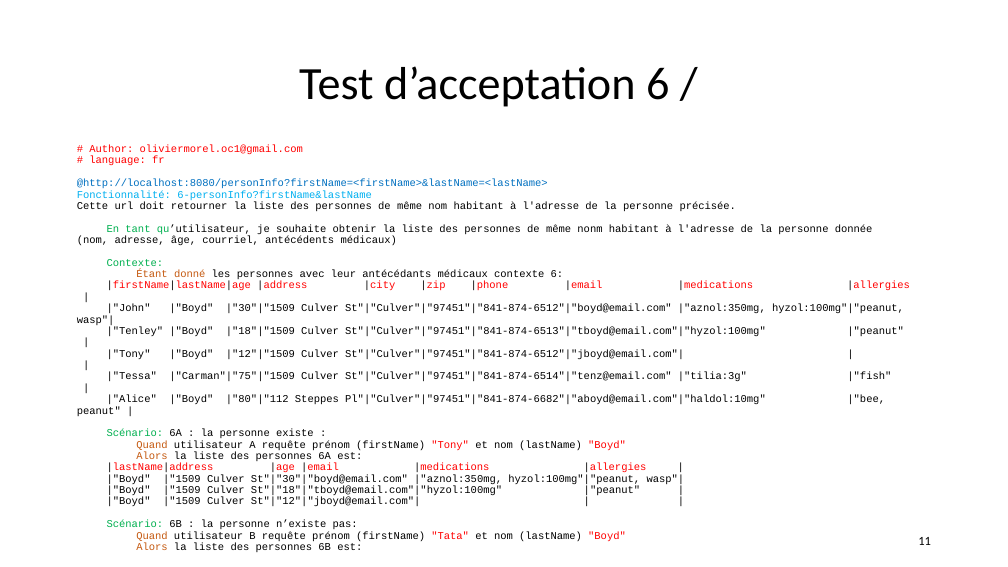
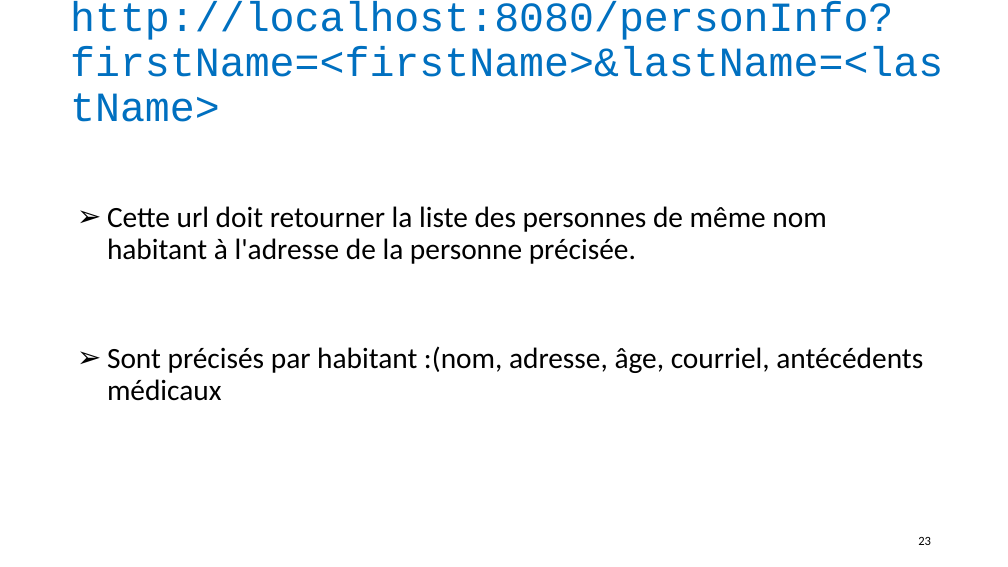
Before and after one commit to andrechico999/https-github.com-emmo78-com.safetynet.alerts, a slide deck: slide 23 of A_Livrables/MOREL_Olivier_4_slides_062022.pptx (slide 11 before the commit). Drawn at 1008x567 pixels with LibreOffice and Linux fonts; fonts in the diff are those of the drawing. Boxes give left, top, right and bottom in pixels: in the first picture for what was removed or moved away, otherwise in the second. Text is boxed around its words. In the diff, an @@ line names an element or a change of style, - is before the commit and + after.

```diff
--- a/A_Livrables/MOREL_Olivier_4_slides_062022.pptx
+++ b/A_Livrables/MOREL_Olivier_4_slides_062022.pptx
@@ title added at (70, 1, 943, 77), 39.6 pt, text #0070C0 @@
+http://localhost:8080/personInfo?firstName=<firstName>&lastName=<lastName>
@@ title removed at (299, 66, 669, 107) @@
-Test d’acceptation 6 /
@@ text at (77, 145, 548, 200): paragraphs removed @@
-# Author: oliviermorel.oc1@gmail.com
-# language: fr
-@http://localhost:8080/personInfo?firstName=<firstName>&lastName=<lastName>
-Fonctionnalité: 6-personInfo?firstName&lastName
@@ text at (107, 206, 826, 264): size 10 to 28 pt, font Courier New to Calibri in "Cette url doit retourner la liste des ..."; bullet none to ➢; more space between paragraphs @@
@@ text at (107, 346, 923, 401): text changed; size 10 to 28 pt; font Courier New to Calibri @@
-En tant qu’utilisateur, je souhaite obtenir la liste des personnes de même nonm habitant à l'adresse de la personne donnée
-(nom, adresse, âge, courriel, antécédents médicaux)
-Contexte:
-Étant donné les personnes avec leur antécédants médicaux contexte 6:
-|firstName|lastName|age |address |city |zip |phone |email |medications |allergies |
-|"John" |"Boyd" |"30"|"1509 Culver St"|"Culver"|"97451"|"841-874-6512"|"boyd@email.com" |"aznol:350mg, hyzol:100mg"|"peanut, wasp"|
-|"Tenley" |"Boyd" |"18"|"1509 Culver St"|"Culver"|"97451"|"841-874-6513"|"tboyd@email.com"|"hyzol:100mg" |"peanut" |
-|"Tony" |"Boyd" |"12"|"1509 Culver St"|"Culver"|"97451"|"841-874-6512"|"jboyd@email.com"| | |
-|"Tessa" |"Carman"|"75"|"1509 Culver St"|"Culver"|"97451"|"841-874-6514"|"tenz@email.com" |"tilia:3g" |"fish" |
-|"Alice" |"Boyd" |"80"|"112 Steppes Pl"|"Culver"|"97451"|"841-874-6682"|"aboyd@email.com"|"haldol:10mg" |"bee, peanut" |
-Scénario: 6A : la personne existe :
-Quand utilisateur A requête prénom (firstName) "Tony" et nom (lastName) "Boyd"
-Alors la liste des personnes 6A est:
-|lastName|address |age |email |medications |allergies |
-|"Boyd" |"1509 Culver St"|"30"|"boyd@email.com" |"aznol:350mg, hyzol:100mg"|"peanut, wasp"|
-|"Boyd" |"1509 Culver St"|"18"|"tboyd@email.com"|"hyzol:100mg" |"peanut" |
-|"Boyd" |"1509 Culver St"|"12"|"jboyd@email.com"| | |
-Scénario: 6B : la personne n’existe pas:
-Quand utilisateur B requête prénom (firstName) "Tata" et nom (lastName) "Boyd"
-Alors la liste des personnes 6B est:
+➢ Sont précisés par habitant :(nom, adresse, âge, courriel, antécédents médicaux
@@ page number at (918, 537, 931, 545): text changed @@
-11
+23
```
Also in this commit, not shown: 14 other slides changed, 10 slides added, 7 slides removed, 5 other files.
